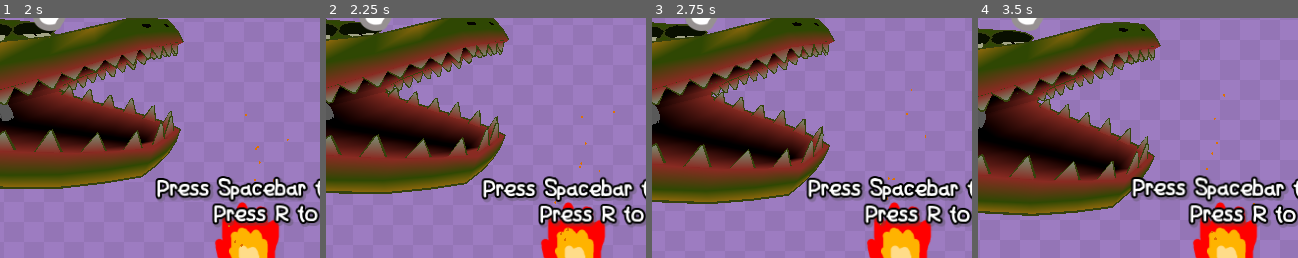
Above: before the commit, frames 1-4 (left to right).
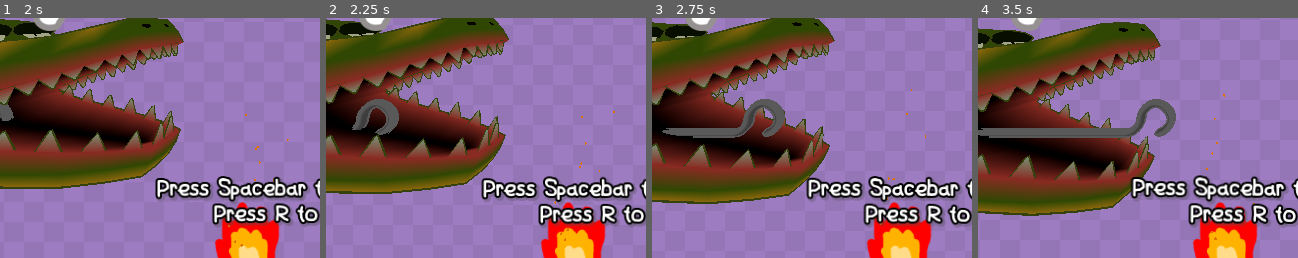
Above: after the commit, the same moments.

Repository: MartinLeGrand/AGES2026GameJam
Game: Godot game, scene res://Project/Maps/GameScene.tscn
Same seed, same stepped clock (60 frames per second), same inputs: the game is played once before the commit and once after it. This scene is started directly instead of the project's main scene. The engine's default icon, where the game draws it, is replaced by a stand-in: a white triangle on a blue panel in a dark square.
Inputs:
- Up to frame 1 (2 s): tap Space (dash) at 0.5, 0.6, 1.25, 1.35 s; hold Right (ui_right) 0.53-1.28 s; hold Left (ui_left) from 1.28 s (still down)
- Up to frame 2 (2.25 s): tap Space (dash) at 2 s; release Left (ui_left) at 2.03 s; hold Right (ui_right) from 2.03 s (still down); tap R (empty_spit) at 2.1 s
- Up to frame 3 (2.75 s): keep holding Right (ui_right); tap Space (dash) at 2.3 s
- Up to frame 4 (3.5 s): keep holding Right (ui_right); tap Space (dash) at 2.75, 2.85 s
The pictures show only the part of the screen within x 0-50%, y 50-100%; the shares and areas given below are measured in that part.

Frame 1 is identical in both runs. In frame 2, 1.3% of the frame differs, in the area x 0-23%, y 33-49%; in frame 3, 2.2%; in frame 4, 3.2%, in the area x 0-62%, y 33-50%.

Commit message:
fixed dash bug and increased time when eating

Diff:
--- a/Project/GameObjects/Spit/spit.gd
+++ b/Project/GameObjects/Spit/spit.gd
@@ -35,7 +35,8 @@
 		velocity.x = -dash_speed
 
 	if is_dashing:
-		if global_position.x <= start_dash_pos-dash_length:
+		if global_position.x <= start_dash_pos-dash_length or \
+		is_equal_approx(position.x, _min_x):
 			is_dashing = false
 	else:
 		## PLAYER INPUT
--- a/Project/Globals/GameManager/game_manager.gd
+++ b/Project/Globals/GameManager/game_manager.gd
@@ -41,7 +41,7 @@
 @export var review_mult: float = 1.25 ## Food_new_value = Food_base_value * (review_score * review_mult)
 
 ## Once player feeds the croc it'll eat everything on the spit, then create a new order.
-@export var time_to_feed: float = 0.4 ## Grace period until new order, once feed has started
+@export var time_to_feed: float = 0.7 ## Grace period until new order, once feed has started
 @export var feed_combo: int = 0: ## Multiplied to score when final food is eaten. +1 When feeding correct food, else set to zero
 	set(value):
 		feed_combo = value
Not shown, added: Project/UI/Inkscape/Logo.png.import
